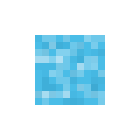
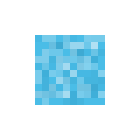
Revision of a layered 140x140 image; what changed, layer by layer:
showed "Layer2" over [35, 35, 105, 105]
hid "Layer4" over [35, 35, 105, 105]
